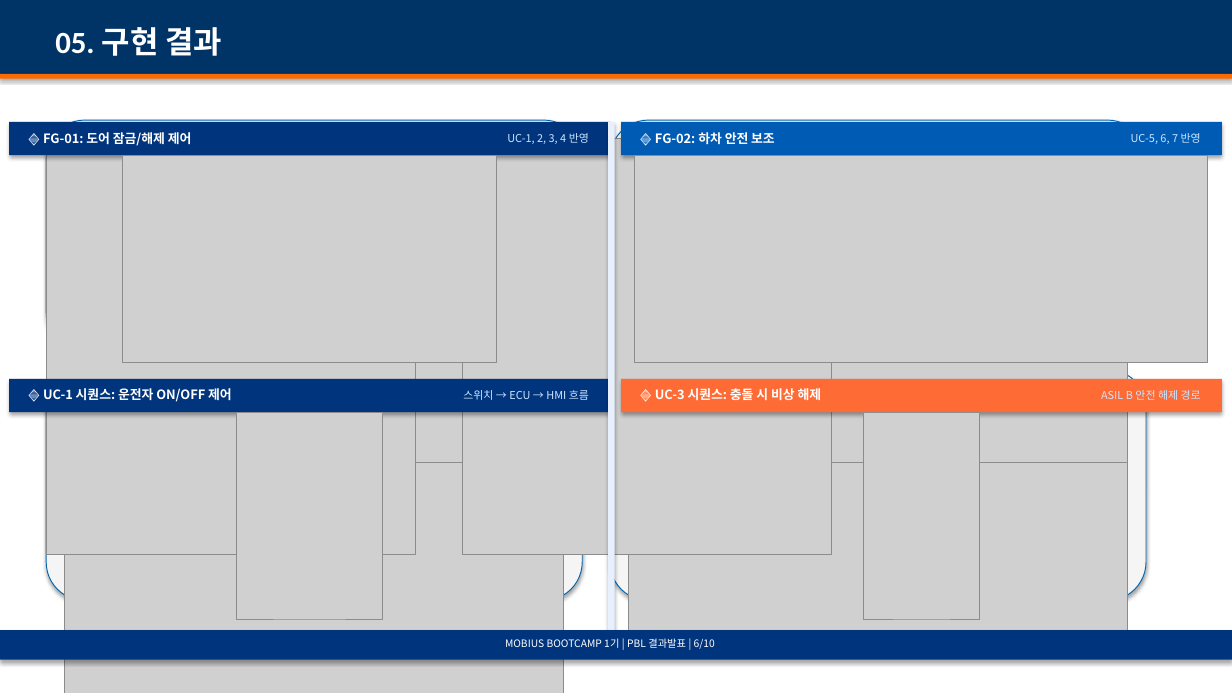
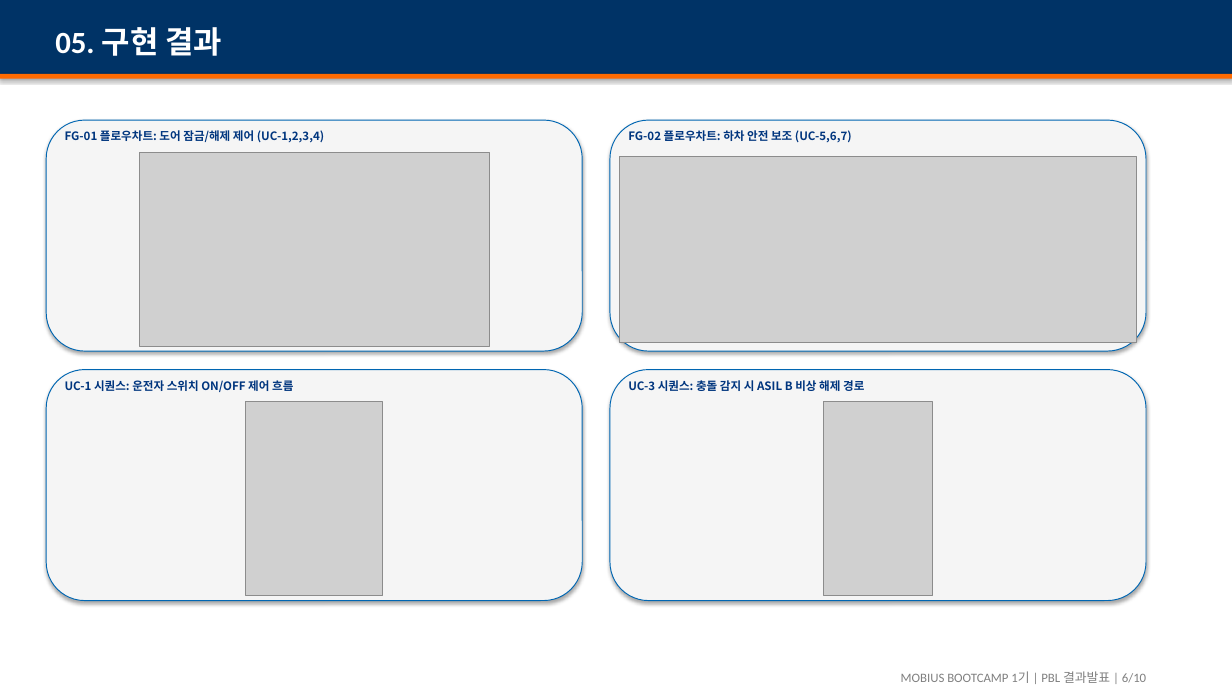
Before and after one commit to codingSkeleton6478/MBP-T05-ChildLock, a slide deck: slide 6 of docs/MBP-T05_ChildLock_결과발표_Final.pptx. Drawn at 1232x693 pixels with LibreOffice and Linux fonts; fonts in the diff are those of the drawing; grey boxes stand for pictures. Boxes give left, top, right and bottom in pixels: in the first picture for what was removed or moved away, otherwise in the second. Text is boxed around its words. In the diff, an @@ line names an element or a change of style, - is before the commit and + after.

```diff
--- a/docs/MBP-T05_ChildLock_결과발표_Final.pptx
+++ b/docs/MBP-T05_ChildLock_결과발표_Final.pptx
@@ rectangle removed at (x1=9, y1=122, x2=610, y2=155) @@
@@ picture removed at (x1=46, y1=139, x2=416, y2=555) @@
@@ text at (x1=65, y1=130, x2=324, y2=143): text changed; size 10 to 9 pt; text colour #FFFFFF to #00357E @@
-🔷 FG-01: 도어 잠금/해제 제어
+FG-01 플로우차트: 도어 잠금/해제 제어 (UC-1,2,3,4)
@@ picture removed at (x1=462, y1=139, x2=832, y2=555) @@
@@ text removed at (x1=507, y1=133, x2=589, y2=144) @@
-UC-1, 2, 3, 4 반영
@@ rectangle removed at (x1=608, y1=122, x2=615, y2=635) @@
@@ rectangle removed at (x1=621, y1=122, x2=1222, y2=155) @@
@@ text at (x1=628, y1=130, x2=852, y2=142): text changed; size 10 to 9 pt; text colour #FFFFFF to #00357E @@
-🔷 FG-02: 하차 안전 보조
+FG-02 플로우차트: 하차 안전 보조 (UC-5,6,7)
@@ text removed at (x1=1131, y1=133, x2=1201, y2=144) @@
-UC-5, 6, 7 반영
@@ picture resized from (x1=123, y1=155, x2=496, y2=362) to (x1=140, y1=152, x2=490, y2=347) @@
@@ picture resized from (x1=628, y1=462, x2=1128, y2=642) to (x1=619, y1=156, x2=1137, y2=343) @@
@@ picture removed at (x1=635, y1=155, x2=1208, y2=362) @@
@@ picture removed at (x1=65, y1=213, x2=564, y2=693) @@
@@ picture removed at (x1=628, y1=213, x2=1128, y2=549) @@
@@ rectangle removed at (x1=9, y1=379, x2=610, y2=412) @@
@@ text at (x1=65, y1=380, x2=293, y2=392): text changed; size 10 to 9 pt; text colour #FFFFFF to #00357E @@
-🔷 UC-1 시퀀스: 운전자 ON/OFF 제어
+UC-1 시퀀스: 운전자 스위치 ON/OFF 제어 흐름
@@ rectangle removed at (x1=621, y1=379, x2=1222, y2=412) @@
@@ text at (x1=628, y1=378, x2=864, y2=394): text changed; size 10 to 9 pt; text colour #FFFFFF to #00357E @@
-🔷 UC-3 시퀀스: 충돌 시 비상 해제
+UC-3 시퀀스: 충돌 감지 시 ASIL B 비상 해제 경로
@@ picture resized from (x1=237, y1=412, x2=383, y2=619) to (x1=246, y1=402, x2=383, y2=596) @@
@@ text removed at (x1=463, y1=390, x2=589, y2=400) @@
-스위치 → ECU → HMI 흐름
@@ picture resized from (x1=863, y1=412, x2=980, y2=619) to (x1=823, y1=402, x2=933, y2=596) @@
@@ text removed at (x1=1101, y1=390, x2=1201, y2=400) @@
-ASIL B 안전 해제 경로
@@ picture removed at (x1=65, y1=462, x2=564, y2=693) @@
@@ rectangle removed at (x1=0, y1=630, x2=1232, y2=660) @@
@@ text "MOBIUS BOOTCAMP 1기 | PBL ..." moved from (x1=505, y1=638, x2=715, y2=649) to (x1=901, y1=671, x2=1146, y2=683) @@
@@ text "MOBIUS BOOTCAMP 1기 | PBL ..." at (x1=901, y1=671, x2=1146, y2=683): size 8 to 10 pt, font Noto Sans CJK KR to Calibri, text colour #FFFFFF to #808080; alignment centre to right @@
```
Also in this commit, not shown: 6 other slides changed, 4 other files.
